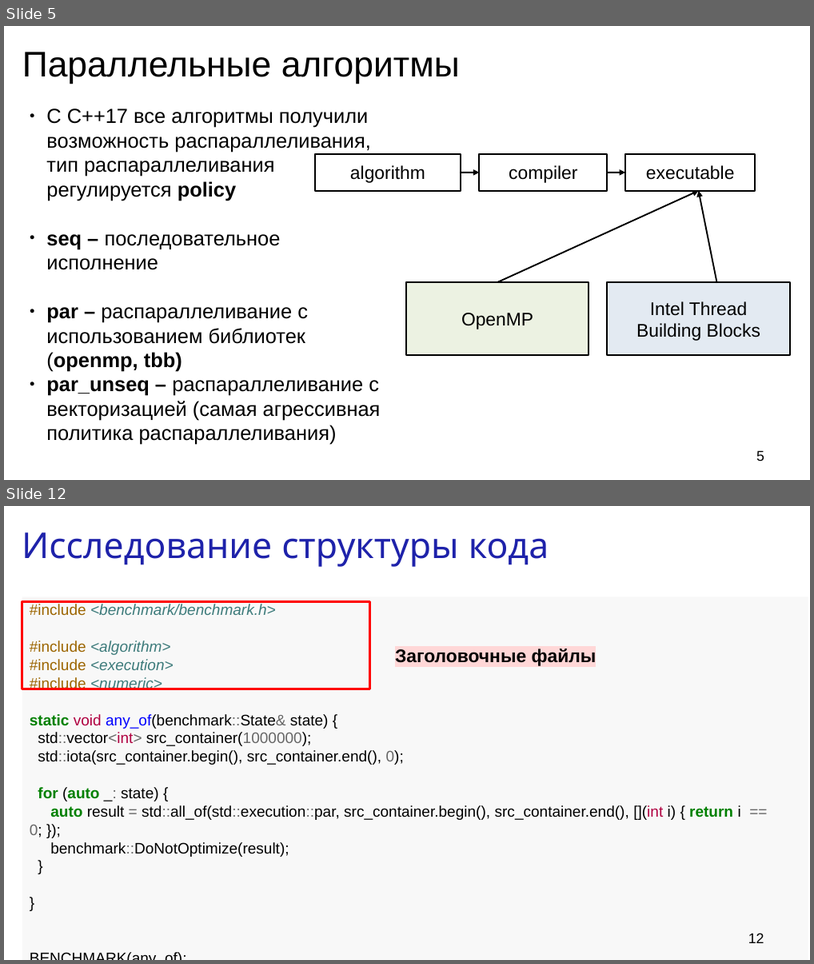
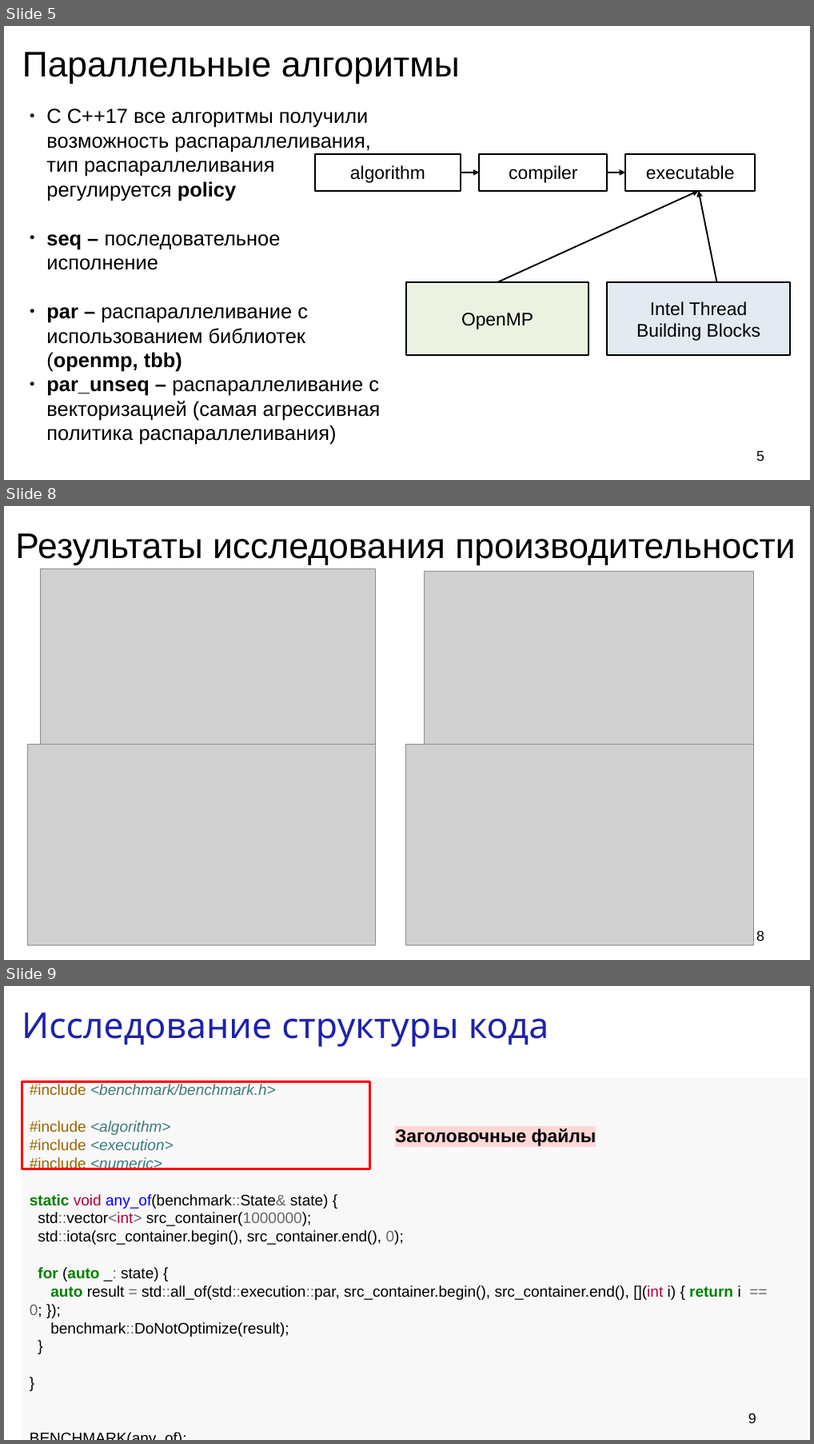
Before and after one commit to sin-diesel/stdbench, a slide deck: presentation/presentation.odp. Shown one above the other, each under a label of ours: slides 5 and 12 before the commit, slides 5, 8 and 9 after it; the slides between them are not shown. The pictures are 814x964 and 814x1444 pixels, drawn with LibreOffice and Linux fonts; fonts in the diff are those of the drawing; grey boxes stand for pictures; background and template pictures are left out. Boxes give left, top, right and bottom in pixels: in the first picture for what was removed or moved away, otherwise in the second. Text is boxed around its words. In the diff, an @@ line names an element or a change of style, - is before the commit and + after.

```diff
--- a/presentation/presentation.odp
+++ b/presentation/presentation.odp
@@ slide 8 added at (4,506,810,960), background #FFFFFF @@
@@ title added at (15,533,795,565), 35 pt, text #000000 @@
+Результаты исследования производительности
@@ picture added at (41,569,376,762) @@
@@ picture added at (425,571,754,761) @@
@@ picture added at (28,744,376,945) @@
@@ picture added at (406,744,754,945) @@
@@ page number added at (757,930,765,940), 14 pt, text #000000 @@
+8
@@ what was slide 12 is now slide 9 @@
@@ page number at (749,1412,757,1423): text changed @@
-12
+9
```
Also in this commit, not shown: 5 slides changed, 1 other slide added, 2 slides removed, 3 other files.
